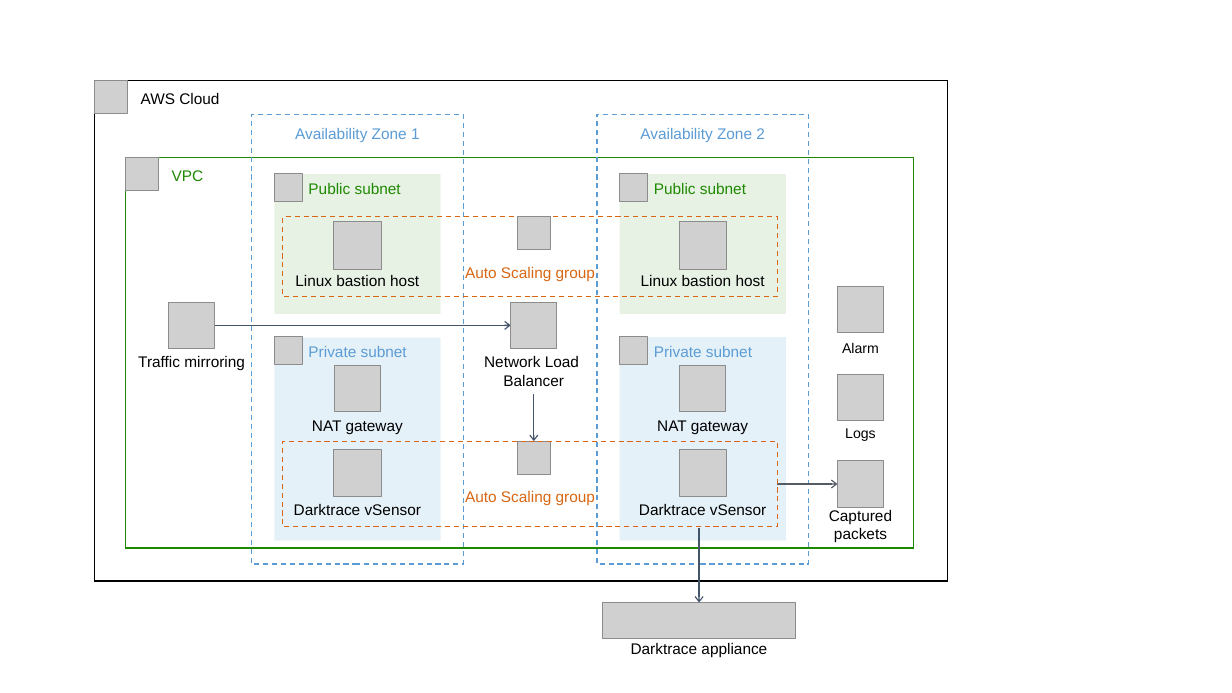
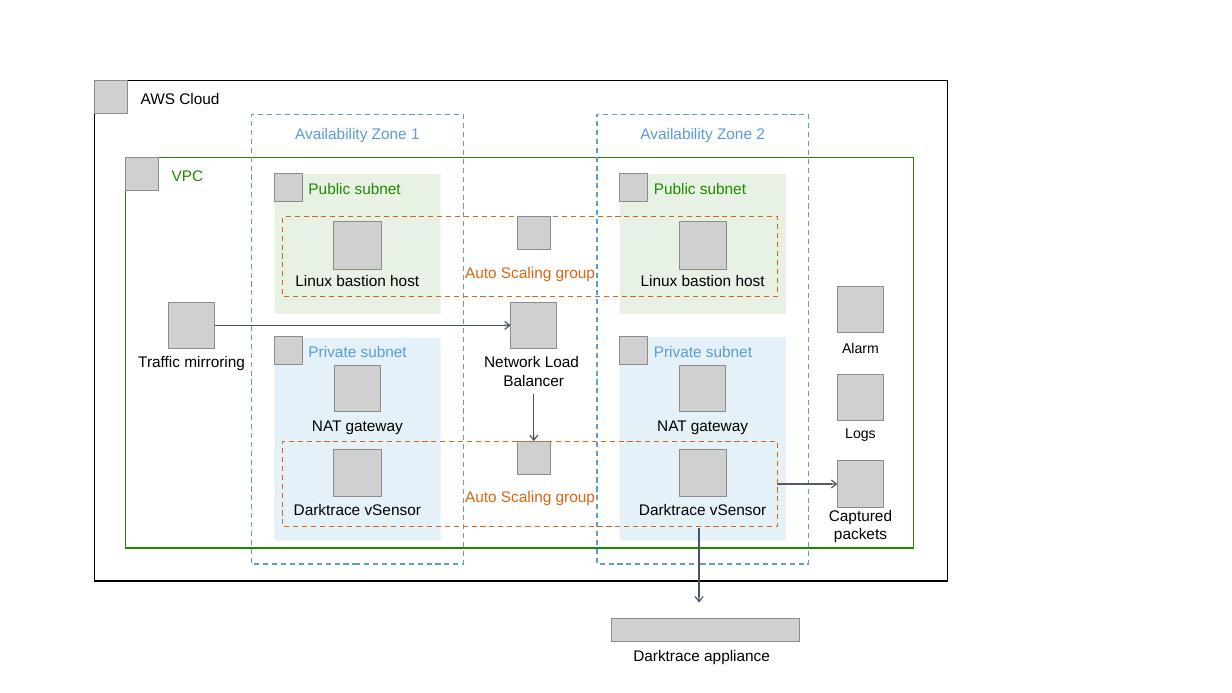
Before and after one commit to aws-quickstart/quickstart-darktrace-vsensor, a slide deck: slide 4 of docs/images/darktrace-vsensor-architecture-diagram.pptx. Drawn at 1232x693 pixels with LibreOffice and Linux fonts; fonts in the diff are those of the drawing; grey boxes stand for pictures. Boxes give left, top, right and bottom in pixels: in the first picture for what was removed or moved away, otherwise in the second. Text is boxed around its words. In the diff, an @@ line names an element or a change of style, - is before the commit and + after.

```diff
--- a/docs/images/darktrace-vsensor-architecture-diagram.pptx
+++ b/docs/images/darktrace-vsensor-architecture-diagram.pptx
@@ picture removed at [603, 603, 795, 639] @@
@@ picture added at [612, 619, 799, 641] @@
@@ text "Darktrace appliance": place and size @@
-text "Darktrace appliance" at [631, 643, 767, 657]
+text "Darktrace appliance" at [633, 650, 770, 664]
```
Also in this commit, not shown: 3 other slides changed, 3 other files.
